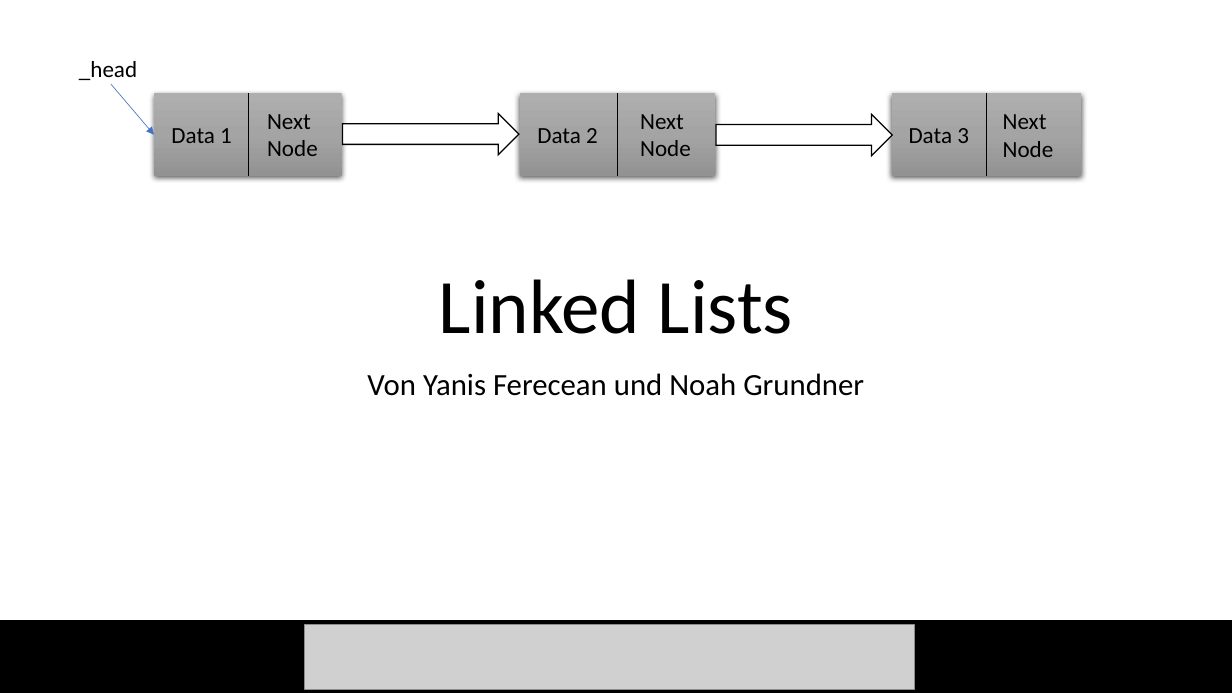
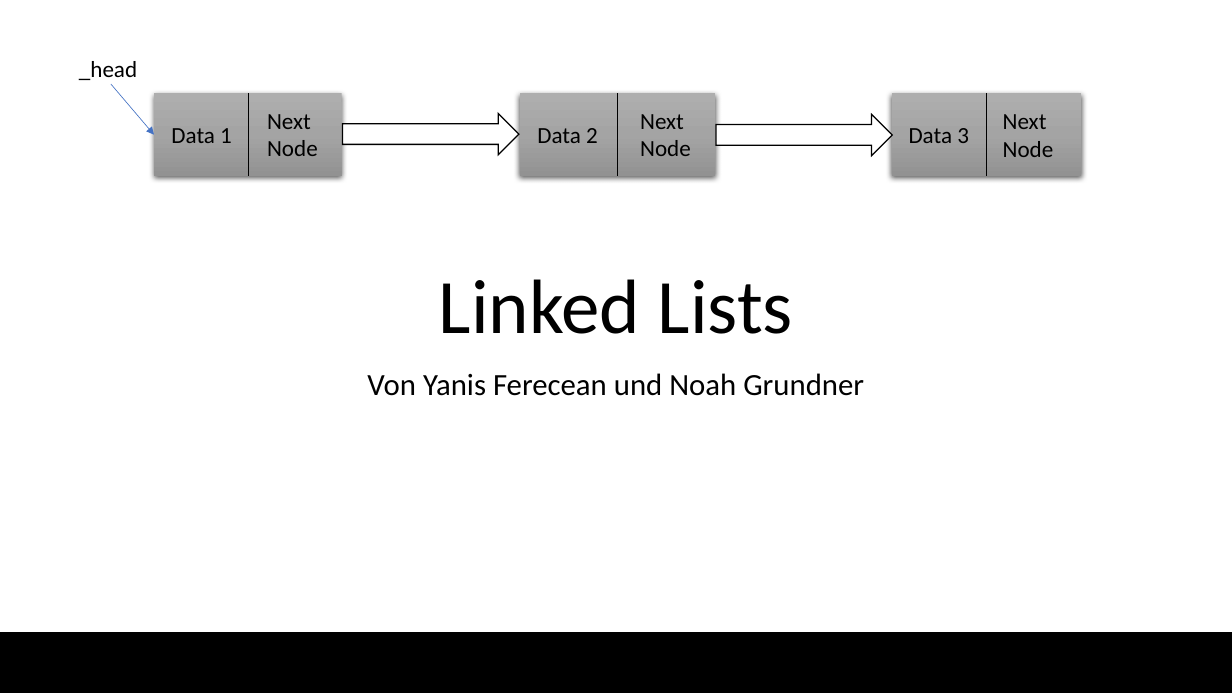
Before and after one commit to Noah274/Grundner-Ferecean-Linked-List-2022, a slide deck: slide 1 of Linked_List.pptx. Drawn at 1232x693 pixels with LibreOffice and Linux fonts; fonts in the diff are those of the drawing; grey boxes stand for pictures; background and template pictures are left out. Boxes give left, top, right and bottom in pixels: in the first picture for what was removed or moved away, otherwise in the second. Text is boxed around its words. In the diff, an @@ line names an element or a change of style, - is before the commit and + after.

```diff
--- a/Linked_List.pptx
+++ b/Linked_List.pptx
@@ rectangle removed at bbox=[0, 621, 1232, 693] @@
@@ picture removed at bbox=[305, 625, 915, 689] @@
@@ rectangle added at bbox=[0, 632, 1232, 693], fill #000000, outline #000000 1 pt @@
```
Also in this commit, not shown: 2 other slides changed, 4 slides added, 1 slide removed.
